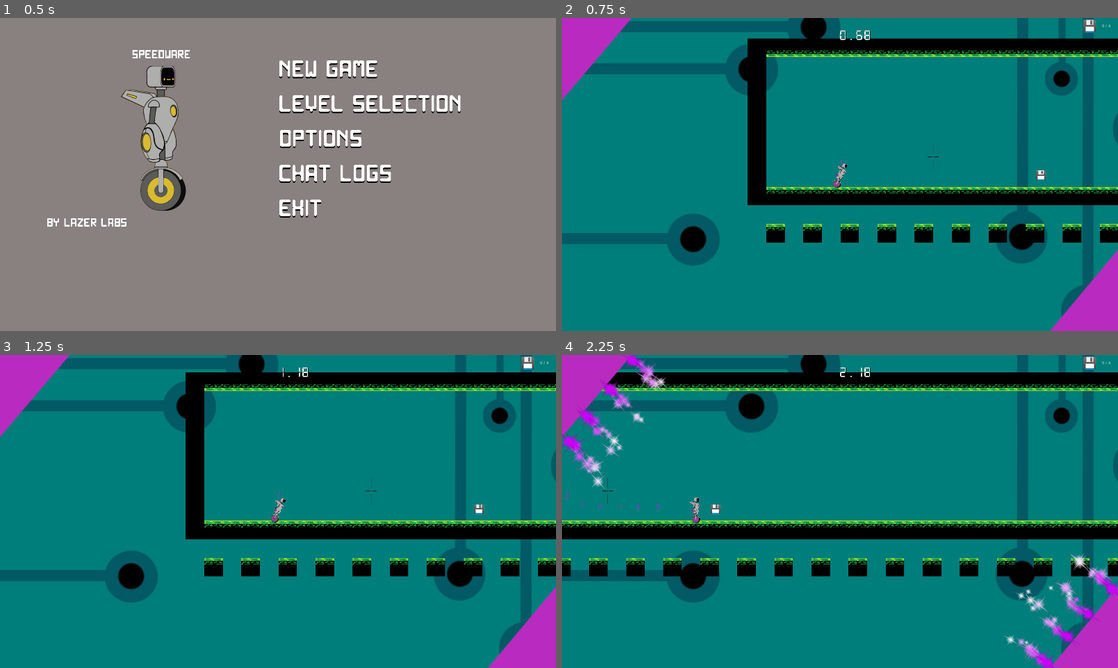
Above: before the commit, frames 1-4 (two rows, left to right).
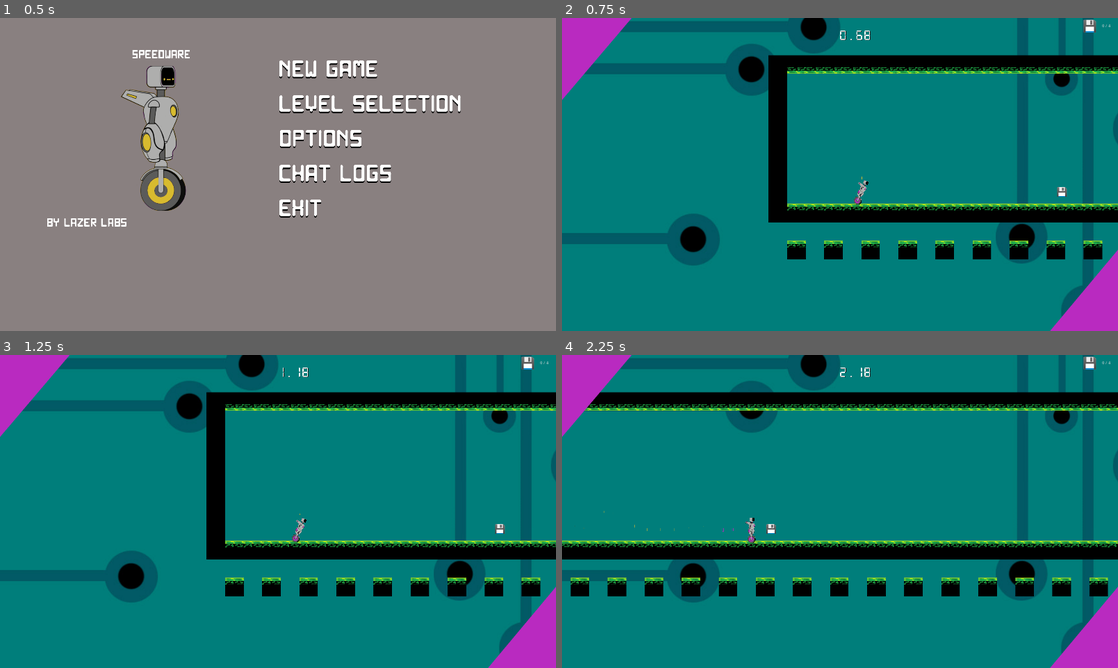
Above: after the commit, the same moments.

Repository: TheChriggu/Speedware
Game: Godot game, scene res://Menus/Startmenu/TitleScreen.tscn
The game is run twice, just before and just after one commit, with the same random seed, the same clock (stepped at 60 frames per second) and the same inputs. Sound files missing from this copy of the repository are replaced by a short silence.
Inputs (mouse positions are in pixels of both pictures, inside the frame that each line leads up to):
- Up to frame 1 (0.5 s): no input
- Up to frame 2 (0.75 s): click "new Game" at 0.5 s
- Up to frame 3 (1.25 s): no input
- Up to frame 4 (2.25 s): move the mouse to (962, 495) at 1.27 s; hold D (move_right) from 1.28 s (still down); right-click (962, 495) at 1.35 s; tap Space (jump) at 1.52 s; move the mouse to (728, 527) at 2.02 s; right-click (728, 527) at 2.1 s

Frame 1 is identical in both runs. In frame 2, 21% of the frame differs, in the area x 33-100%, y 6-78%; in frame 3, 21%; in frame 4, 31%, in the area x 0-100%, y 0-100%.

Commit message:
Fixed player particle trail removed cross at start of the level removed corner particles
--HG--
branch : WorkingVersion_MS02

Diff:
--- a/Camera/ForwardLookingCamera.tscn
+++ b/Camera/ForwardLookingCamera.tscn
@@ -26,8 +26,8 @@
 limit_right = 10000000
 limit_bottom = 10000000
 limit_smoothed = false
-drag_margin_h_enabled = false
-drag_margin_v_enabled = false
+drag_margin_h_enabled = true
+drag_margin_v_enabled = true
 smoothing_enabled = false
 smoothing_speed = 5.0
 offset_v = 0.0
--- a/Player/Particles/TrailEffect/trail_particles.tscn
+++ b/Player/Particles/TrailEffect/trail_particles.tscn
@@ -105,6 +105,7 @@
 
 [node name="Node2D" type="Node2D"]
 
+editor/display_folded = true
 rotation = 1.5708
 _sections_unfolded = [ "Transform" ]
 
--- /dev/null
+++ b/Player/Particles/gradiant_orange.tres
@@ -0,0 +1,12 @@
+[gd_resource type="GradientTexture" load_steps=2 format=2]
+
+[sub_resource type="Gradient" id=1]
+
+offsets = PoolRealArray( 0.597633, 0.934911 )
+colors = PoolColorArray( 0.85098, 0.737255, 0.188235, 1, 0.011283, 0.00238037, 0.0117188, 0 )
+
+[resource]
+
+flags = 4
+gradient = SubResource( 1 )
+width = 2048
--- /dev/null
+++ b/Player/Particles/gradiant_purple.tres
@@ -0,0 +1,12 @@
+[gd_resource type="GradientTexture" load_steps=2 format=2]
+
+[sub_resource type="Gradient" id=1]
+
+offsets = PoolRealArray( 0.597633, 0.934911 )
+colors = PoolColorArray( 0.729412, 0.168627, 0.756863, 1, 0.011283, 0.00238037, 0.0117188, 0 )
+
+[resource]
+
+flags = 4
+gradient = SubResource( 1 )
+width = 2048
--- /dev/null
+++ b/Player/Particles/playerKinematic1.tres
@@ -0,0 +1,57 @@
+[gd_resource type="ParticlesMaterial" load_steps=4 format=2]
+
+[ext_resource path="res://Player/Particles/gradiant_purple.tres" type="Texture" id=1]
+
+[sub_resource type="Curve" id=1]
+
+min_value = 0.0
+max_value = 1.0
+bake_resolution = 100
+_data = [ Vector2( 0.00130202, 0.392578 ), 0.0, 0.0, 0, 0, Vector2( 1, 0.102539 ), 0.0, 0.0, 0, 0 ]
+
+[sub_resource type="CurveTexture" id=2]
+
+flags = 4
+width = 2048
+curve = SubResource( 1 )
+
+[resource]
+
+render_priority = 0
+trail_divisor = 1
+emission_shape = 2
+emission_box_extents = Vector3( 10, 1, 0 )
+flag_align_y = false
+flag_rotate_y = false
+flag_disable_z = true
+spread = 0.0
+flatness = 0.0
+gravity = Vector3( 0, 0, 0 )
+initial_velocity = 1.0
+initial_velocity_random = 0.0
+angular_velocity = 0.0
+angular_velocity_random = 0.0
+orbit_velocity = 0.0
+orbit_velocity_random = 0.0
+linear_accel = 0.0
+linear_accel_random = 0.0
+radial_accel = 0.0
+radial_accel_random = 0.0
+tangential_accel = 0.0
+tangential_accel_random = 0.0
+damping = 0.0
+damping_random = 0.0
+angle = 0.0
+angle_random = 0.0
+scale = 0.2
+scale_random = 0.2
+scale_curve = SubResource( 2 )
+color_ramp = ExtResource( 1 )
+hue_variation = 0.0
+hue_variation_random = 0.0
+anim_speed = 0.0
+anim_speed_random = 0.0
+anim_offset = 0.0
+anim_offset_random = 0.0
+anim_loop = false
+_sections_unfolded = [ "Angular Velocity", "Color", "Emission Shape", "Gravity", "Initial Velocity", "Scale", "Spread", "Trail" ]
--- /dev/null
+++ b/Player/Particles/playerKinematic2.tres
@@ -0,0 +1,57 @@
+[gd_resource type="ParticlesMaterial" load_steps=4 format=2]
+
+[ext_resource path="res://Player/Particles/gradiant_orange.tres" type="Texture" id=1]
+
+[sub_resource type="Curve" id=1]
+
+min_value = 0.0
+max_value = 1.0
+bake_resolution = 100
+_data = [ Vector2( 0.00130202, 0.392578 ), 0.0, 0.0, 0, 0, Vector2( 1, 0.102539 ), 0.0, 0.0, 0, 0 ]
+
+[sub_resource type="CurveTexture" id=2]
+
+flags = 4
+width = 2048
+curve = SubResource( 1 )
+
+[resource]
+
+render_priority = 0
+trail_divisor = 1
+emission_shape = 2
+emission_box_extents = Vector3( 10, 1, 0 )
+flag_align_y = false
+flag_rotate_y = false
+flag_disable_z = true
+spread = 0.0
+flatness = 0.0
+gravity = Vector3( 0, 0, 0 )
+initial_velocity = 1.0
+initial_velocity_random = 0.0
+angular_velocity = 0.0
+angular_velocity_random = 0.0
+orbit_velocity = 0.0
+orbit_velocity_random = 0.0
+linear_accel = 0.0
+linear_accel_random = 0.0
+radial_accel = 0.0
+radial_accel_random = 0.0
+tangential_accel = 0.0
+tangential_accel_random = 0.0
+damping = 0.0
+damping_random = 0.0
+angle = 0.0
+angle_random = 0.0
+scale = 0.2
+scale_random = 0.2
+scale_curve = SubResource( 2 )
+color_ramp = ExtResource( 1 )
+hue_variation = 0.0
+hue_variation_random = 0.0
+anim_speed = 0.0
+anim_speed_random = 0.0
+anim_offset = 0.0
+anim_offset_random = 0.0
+anim_loop = false
+_sections_unfolded = [ "Color", "Emission Shape", "Gravity", "Initial Velocity", "Scale", "Spread", "Trail" ]
--- a/Player/playerKinematic.gd
+++ b/Player/playerKinematic.gd
@@ -31,14 +31,10 @@
 	isGreen = not isGreen
 	if isGreen:
 		$AnimationPlayer.play("SwitchPurpleToOrange")
-		$Sprite/TrailEffect/AnimationPlayer.play("ColorSwitch_Purple_to_Yellow")
-		$Sprite/TrailEffect/AnimationPlayer.play("NumberSwitch_Number_one")
 		$ColorswitchSound.playing = true
 		emit_signal("switched_color_to_orange")
 	else:
 		$AnimationPlayer.play("SwitchOrangeToPurple")
-		$Sprite/TrailEffect/AnimationPlayer.play("ColorSwitch_Yellow_to_Purple")
-		$Sprite/TrailEffect/AnimationPlayer.play("NumberSwitch_Number_zero")
 		$ColorswitchSound.playing = true
 		emit_signal("switched_color_to_purple")
 
--- a/Player/playerKinematic.tscn
+++ b/Player/playerKinematic.tscn
@@ -1,13 +1,16 @@
-[gd_scene load_steps=19 format=2]
+[gd_scene load_steps=22 format=2]
 
 [ext_resource path="res://Player/playerKinematic.gd" type="Script" id=1]
 [ext_resource path="res://Player/Character_Sprite_Purple.png" type="Texture" id=2]
-[ext_resource path="res://Player/Particles/TrailEffect/trail_particles.tscn" type="PackedScene" id=3]
-[ext_resource path="res://Player/ColorTriangle.png" type="Texture" id=4]
-[ext_resource path="res://Player/PlayerCornerParticleImage.png" type="Texture" id=5]
-[ext_resource path="res://Environment/decoration_background_mandy.jpg" type="Texture" id=6]
-[ext_resource path="res://Sounds/DBZ Instant Transmission Sound effect.ogg" type="AudioStream" id=7]
-[ext_resource path="res://Player/Character_Sprite_Yellow.png" type="Texture" id=8]
+[ext_resource path="res://Player/Particles/playerKinematic1.tres" type="Material" id=3]
+[ext_resource path="res://Images/zero_white.png" type="Texture" id=4]
+[ext_resource path="res://Player/Particles/playerKinematic2.tres" type="Material" id=5]
+[ext_resource path="res://Images/one_white.png" type="Texture" id=6]
+[ext_resource path="res://Player/ColorTriangle.png" type="Texture" id=7]
+[ext_resource path="res://Player/PlayerCornerParticleImage.png" type="Texture" id=8]
+[ext_resource path="res://Environment/decoration_background_mandy.jpg" type="Texture" id=9]
+[ext_resource path="res://Sounds/DBZ Instant Transmission Sound effect.ogg" type="AudioStream" id=10]
+[ext_resource path="res://Player/Character_Sprite_Yellow.png" type="Texture" id=11]
 
 [sub_resource type="CapsuleShape2D" id=1]
 
@@ -231,7 +234,7 @@
 tracks/5/interp = 1
 tracks/5/loop_wrap = true
 tracks/5/imported = false
-tracks/5/enabled = true
+tracks/5/enabled = false
 tracks/5/keys = {
 "times": PoolRealArray( 0, 0.8 ),
 "transitions": PoolRealArray( 4, 1 ),
@@ -243,12 +246,36 @@
 tracks/6/interp = 1
 tracks/6/loop_wrap = true
 tracks/6/imported = false
-tracks/6/enabled = true
+tracks/6/enabled = false
 tracks/6/keys = {
 "times": PoolRealArray( 0, 0.8 ),
 "transitions": PoolRealArray( 4, 1 ),
 "update": 0,
 "values": [ Color( 1, 1, 1, 1 ), Color( 1, 1, 1, 0 ) ]
+}
+tracks/7/type = "value"
+tracks/7/path = NodePath("Particles2DPurpleZero:emitting")
+tracks/7/interp = 1
+tracks/7/loop_wrap = true
+tracks/7/imported = false
+tracks/7/enabled = true
+tracks/7/keys = {
+"times": PoolRealArray( 0 ),
+"transitions": PoolRealArray( 1 ),
+"update": 1,
+"values": [ true ]
+}
+tracks/8/type = "value"
+tracks/8/path = NodePath("Particles2DOrangeOne:emitting")
+tracks/8/interp = 1
+tracks/8/loop_wrap = true
+tracks/8/imported = false
+tracks/8/enabled = true
+tracks/8/keys = {
+"times": PoolRealArray( 0 ),
+"transitions": PoolRealArray( 1 ),
+"update": 1,
+"values": [ false ]
 }
 
 [sub_resource type="Animation" id=10]
@@ -321,7 +348,7 @@
 tracks/5/interp = 1
 tracks/5/loop_wrap = true
 tracks/5/imported = false
-tracks/5/enabled = true
+tracks/5/enabled = false
 tracks/5/keys = {
 "times": PoolRealArray( 0, 0.8 ),
 "transitions": PoolRealArray( 4, 1 ),
@@ -333,12 +360,36 @@
 tracks/6/interp = 1
 tracks/6/loop_wrap = true
 tracks/6/imported = false
-tracks/6/enabled = true
+tracks/6/enabled = false
 tracks/6/keys = {
 "times": PoolRealArray( 0, 0.8 ),
 "transitions": PoolRealArray( 4, 1 ),
 "update": 0,
 "values": [ Color( 1, 1, 1, 1 ), Color( 1, 1, 1, 0 ) ]
+}
+tracks/7/type = "value"
+tracks/7/path = NodePath("Particles2DOrangeOne:emitting")
+tracks/7/interp = 1
+tracks/7/loop_wrap = true
+tracks/7/imported = false
+tracks/7/enabled = true
+tracks/7/keys = {
+"times": PoolRealArray( 0 ),
+"transitions": PoolRealArray( 1 ),
+"update": 1,
+"values": [ true ]
+}
+tracks/8/type = "value"
+tracks/8/path = NodePath("Particles2DPurpleZero:emitting")
+tracks/8/interp = 1
+tracks/8/loop_wrap = true
+tracks/8/imported = false
+tracks/8/enabled = true
+tracks/8/keys = {
+"times": PoolRealArray( 0 ),
+"transitions": PoolRealArray( 1 ),
+"update": 1,
+"values": [ false ]
 }
 
 [node name="player" type="KinematicBody2D"]
@@ -364,20 +415,12 @@
 
 [node name="Sprite" type="Sprite" parent="." index="0"]
 
-editor/display_folded = true
 position = Vector2( 2.24448, -4.91766 )
 rotation = 0.436332
 scale = Vector2( 0.218893, 0.218893 )
 texture = ExtResource( 2 )
 _sections_unfolded = [ "Transform" ]
 
-[node name="TrailEffect" parent="Sprite" index="0" instance=ExtResource( 3 )]
-
-show_behind_parent = true
-position = Vector2( -2.75627, -84.2641 )
-rotation = 1.54942
-scale = Vector2( 1.7508, 1.7508 )
-
 [node name="CollisionShape2D" type="CollisionShape2D" parent="." index="1"]
 
 editor/display_folded = true
@@ -385,9 +428,58 @@
 shape = SubResource( 1 )
 _sections_unfolded = [ "Transform" ]
 
-[node name="ColorIndicator" type="CanvasLayer" parent="." index="2"]
-
-editor/display_folded = true
+[node name="Particles2DPurpleZero" type="Particles2D" parent="." index="2"]
+
+show_behind_parent = true
+position = Vector2( 3.33757, -8.7665 )
+rotation = -1.5708
+emitting = false
+amount = 20
+lifetime = 10.0
+one_shot = false
+preprocess = 0.0
+speed_scale = 10.0
+explosiveness = 0.0
+randomness = 0.0
+fixed_fps = 0
+fract_delta = true
+visibility_rect = Rect2( -100, -100, 200, 200 )
+local_coords = false
+draw_order = 0
+process_material = ExtResource( 3 )
+texture = ExtResource( 4 )
+normal_map = null
+h_frames = 1
+v_frames = 1
+_sections_unfolded = [ "Drawing", "Material", "Process Material", "Textures", "Time", "Transform", "Visibility" ]
+
+[node name="Particles2DOrangeOne" type="Particles2D" parent="." index="3"]
+
+show_behind_parent = true
+position = Vector2( 3.33757, -8.7665 )
+rotation = -1.5708
+emitting = true
+amount = 20
+lifetime = 10.0
+one_shot = false
+preprocess = 0.0
+speed_scale = 10.0
+explosiveness = 0.0
+randomness = 0.0
+fixed_fps = 0
+fract_delta = true
+visibility_rect = Rect2( -100, -100, 200, 200 )
+local_coords = false
+draw_order = 0
+process_material = ExtResource( 5 )
+texture = ExtResource( 6 )
+normal_map = null
+h_frames = 1
+v_frames = 1
+_sections_unfolded = [ "Drawing", "Material", "Process Material", "Textures", "Time", "Transform", "Visibility" ]
+
+[node name="ColorIndicator" type="CanvasLayer" parent="." index="4"]
+
 layer = 99
 offset = Vector2( 0, 0 )
 rotation = 0.0
@@ -604,15 +696,14 @@
 local_coords = true
 draw_order = 0
 process_material = SubResource( 4 )
-texture = ExtResource( 5 )
+texture = ExtResource( 8 )
 normal_map = null
 h_frames = 1
 v_frames = 1
 _sections_unfolded = [ "Process Material", "Textures", "Time" ]
 
-[node name="ParallaxBackground" type="ParallaxBackground" parent="." index="3"]
-
-editor/display_folded = true
+[node name="ParallaxBackground" type="ParallaxBackground" parent="." index="5"]
+
 layer = -1
 offset = Vector2( 0, 0 )
 rotation = 0.0
@@ -627,11 +718,13 @@
 
 [node name="Sprite" type="Sprite" parent="ParallaxBackground" index="0"]
 
+show_behind_parent = true
 position = Vector2( 1021.55, 536.4 )
 scale = Vector2( 2.23689, 2.23689 )
-texture = ExtResource( 6 )
-
-[node name="Area2D" type="Area2D" parent="." index="4"]
+texture = ExtResource( 9 )
+_sections_unfolded = [ "Visibility" ]
+
+[node name="Area2D" type="Area2D" parent="." index="6"]
 
 editor/display_folded = true
 input_pickable = true
@@ -650,9 +743,9 @@
 shape = SubResource( 5 )
 _sections_unfolded = [ "Material", "Transform", "Visibility" ]
 
-[node name="ColorswitchSound" type="AudioStreamPlayer" parent="." index="5"]
-
-stream = ExtResource( 7 )
+[node name="ColorswitchSound" type="AudioStreamPlayer" parent="." index="7"]
+
+stream = ExtResource( 10 )
 volume_db = 0.0
 pitch_scale = 1.0
 autoplay = false
@@ -660,7 +753,7 @@
 bus = "Character"
 _sections_unfolded = [ "Pause" ]
 
-[node name="AnimationPlayer" type="AnimationPlayer" parent="." index="6"]
+[node name="AnimationPlayer" type="AnimationPlayer" parent="." index="8"]
 
 root_node = NodePath("..")
 autoplay = ""
--- a/Scenes/Levels/Prototype_MS02_Ver01_Konstantin_S.tscn
+++ b/Scenes/Levels/Prototype_MS02_Ver01_Konstantin_S.tscn
@@ -364,6 +364,7 @@
 
 [node name="HeadCamCollider" type="Node2D" parent="ForwardLookingCamera" index="2"]
 
+visible = false
 position = Vector2( 72.1542, 20.63 )
 scale = Vector2( 0.8, 0.8 )
 script = ExtResource( 14 )
Binary file added: Images/one_white.png
Not shown, added: Images/one_white.png.import
Binary file added: Images/zero_white.png
Not shown, added: Images/zero_white.png.import
Not shown: 10 places in Player/playerKinematic.tscn that only renumber resources
